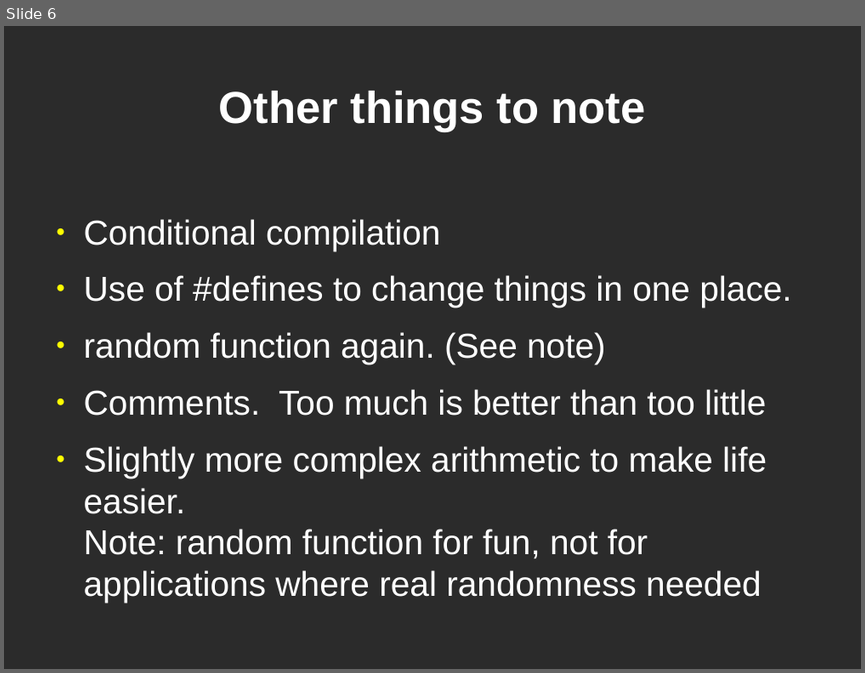
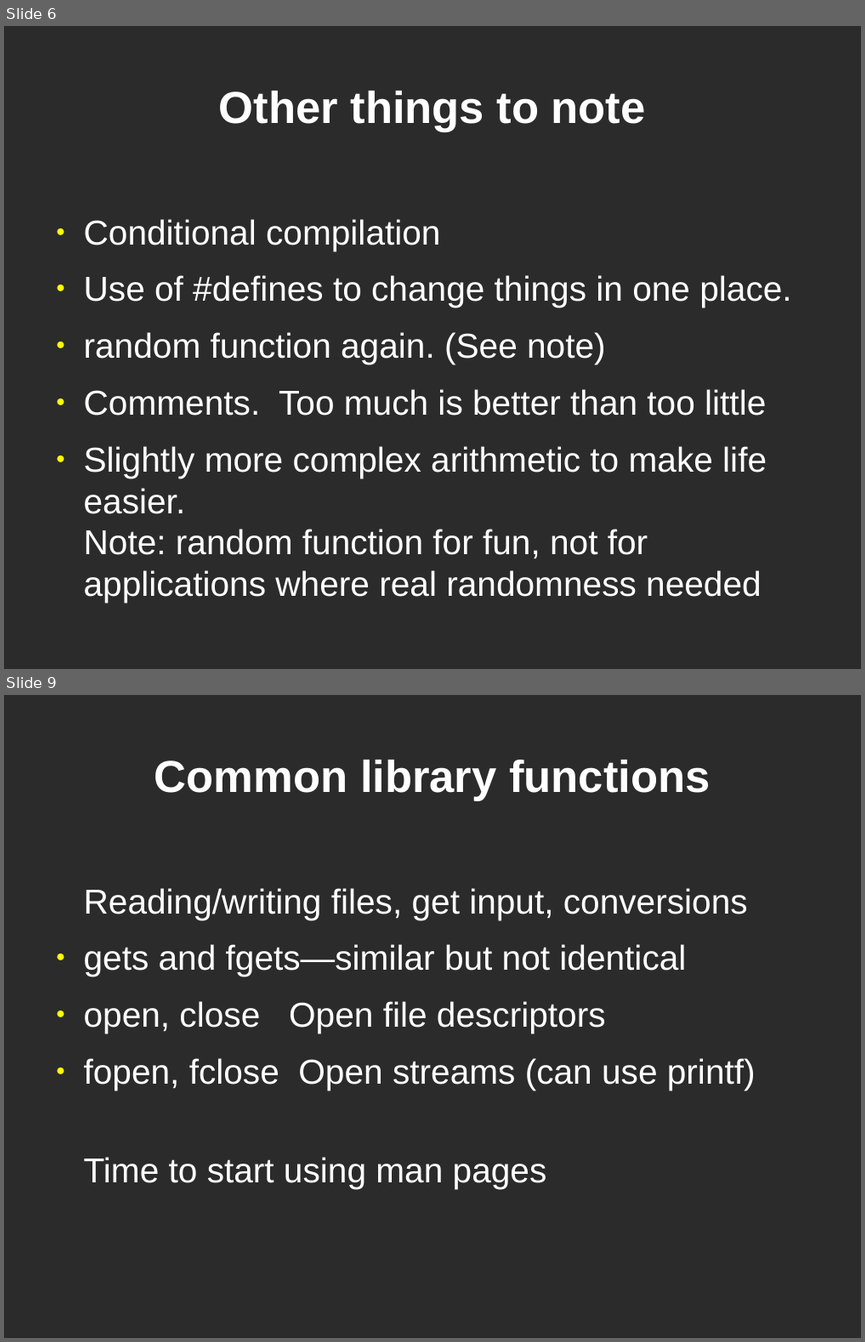
Before and after one commit to dklamet/class, a slide deck: docs/class2.odp. Shown one above the other, each under a label of ours: slide 6 before the commit, slides 6 and 9 after it; the slides between them are not shown. The pictures are 865x673 and 865x1342 pixels, drawn with LibreOffice and Linux fonts; fonts in the diff are those of the drawing; background and template pictures are left out; a plain dark background stands for a picture behind light text. Boxes give left, top, right and bottom in pixels: in the first picture for what was removed or moved away, otherwise in the second. Text is boxed around its words. In the diff, an @@ line names an element or a change of style, - is before the commit and + after.

```diff
--- a/docs/class2.odp
+++ b/docs/class2.odp
@@ slide 9 added at [4, 695, 861, 1338], background picture (left out) @@
@@ title added at [154, 760, 710, 801], 41.4 pt, text #FFFFFF, bold @@
+Common library functions
@@ text added at [84, 888, 755, 1188], 32 pt, text #FFFFFF @@
+Reading/writing files, get input, conversions
+● gets and fgets—similar but not identical
+● open, close Open file descriptors
+● fopen, fclose Open streams (can use printf)
+Time to start using man pages
```
Also in this commit, not shown: 1 slide changed, 2 other slides added, 5 other files.
